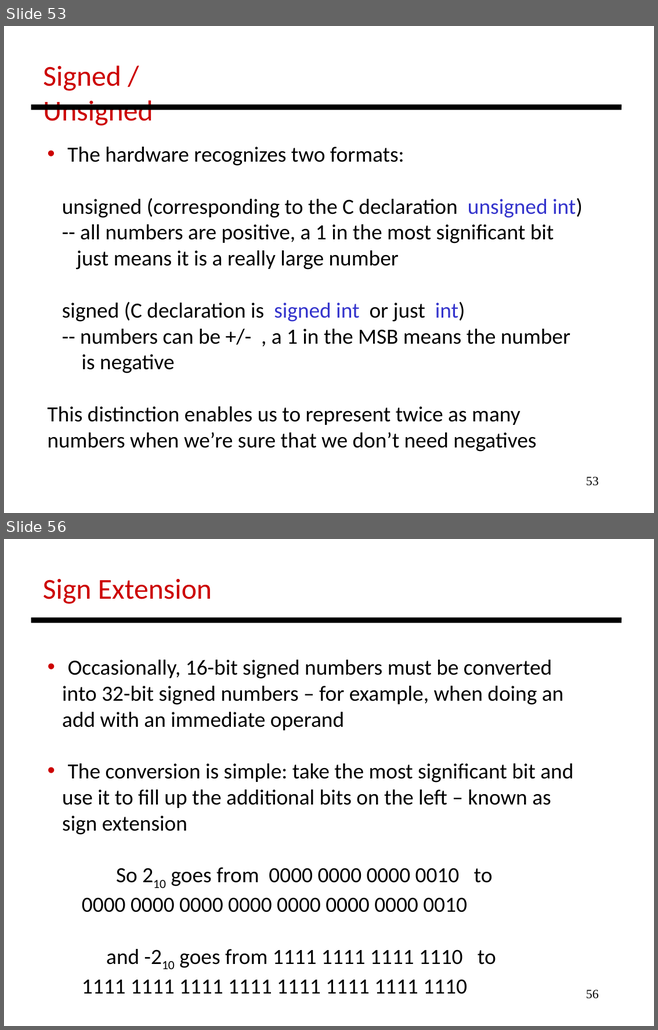
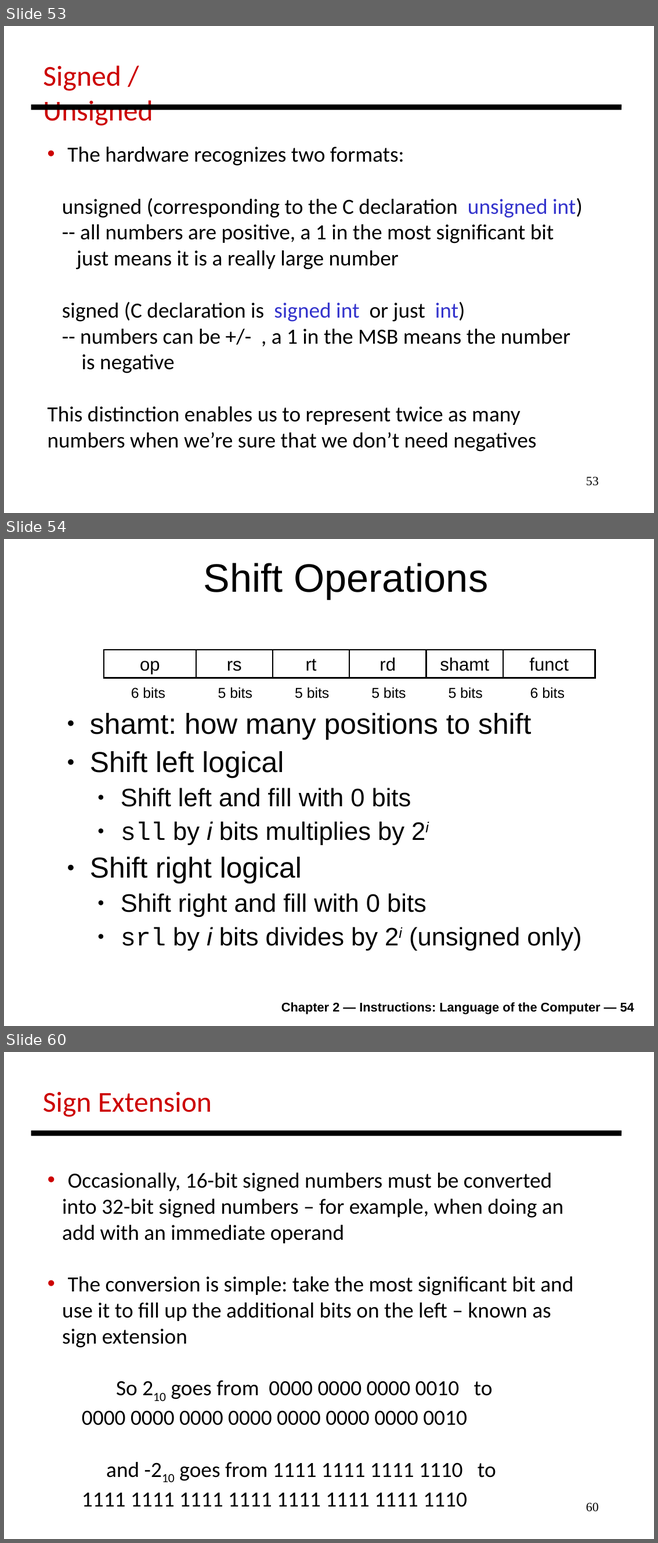
Before and after one commit to antonburtsev/cs3810, a slide deck: lectures/lecture04-mips/lecture-04-mips.odp. Shown one above the other, each under a label of ours: slides 53 and 56 before the commit, slides 53, 54 and 60 after it; the slides between them are not shown. The pictures are 658x1030 and 658x1543 pixels, drawn with LibreOffice and Linux fonts; fonts in the diff are those of the drawing. Boxes give left, top, right and bottom in pixels: in the first picture for what was removed or moved away, otherwise in the second. Text is boxed around its words. In the diff, an @@ line names an element or a change of style, - is before the commit and + after.

```diff
--- a/lectures/lecture04-mips/lecture-04-mips.odp
+++ b/lectures/lecture04-mips/lecture-04-mips.odp
@@ slide 54 added at (x1=4, y1=539, x2=654, y2=1026), background #FFFFFF @@
@@ title added at (x1=204, y1=563, x2=488, y2=599), 44 pt, text #000000 @@
+Shift Operations
@@ group added at (x1=103, y1=649, x2=595, y2=699): 6 rectangles, 6 texts @@
+op
+rs
+rt
+rd
+shamt
+funct
+6 bits
+6 bits
+5 bits
+5 bits
+5 bits
+5 bits
@@ text added at (x1=90, y1=713, x2=581, y2=951), 28 pt, text #000000 @@
+● shamt: how many positions to shift
+● Shift left logical
+  ● Shift left and fill with 0 bits
+  ● sll by i bits multiplies by 2i
+● Shift right logical
+  ● Shift right and fill with 0 bits
+  ● srl by i bits divides by 2i (unsigned only)
@@ text added at (x1=281, y1=1002, x2=634, y2=1015), 14 pt, text #000000, bold @@
+Chapter 2 — Instructions: Language of the Computer — 54
@@ what was slide 56 is now slide 60 @@
@@ page number at (x1=586, y1=1503, x2=598, y2=1512): text changed @@
-56
+60
```
Also in this commit, not shown: 2 slides changed, 42 other slides added, 1 slide removed, 2 other files.
